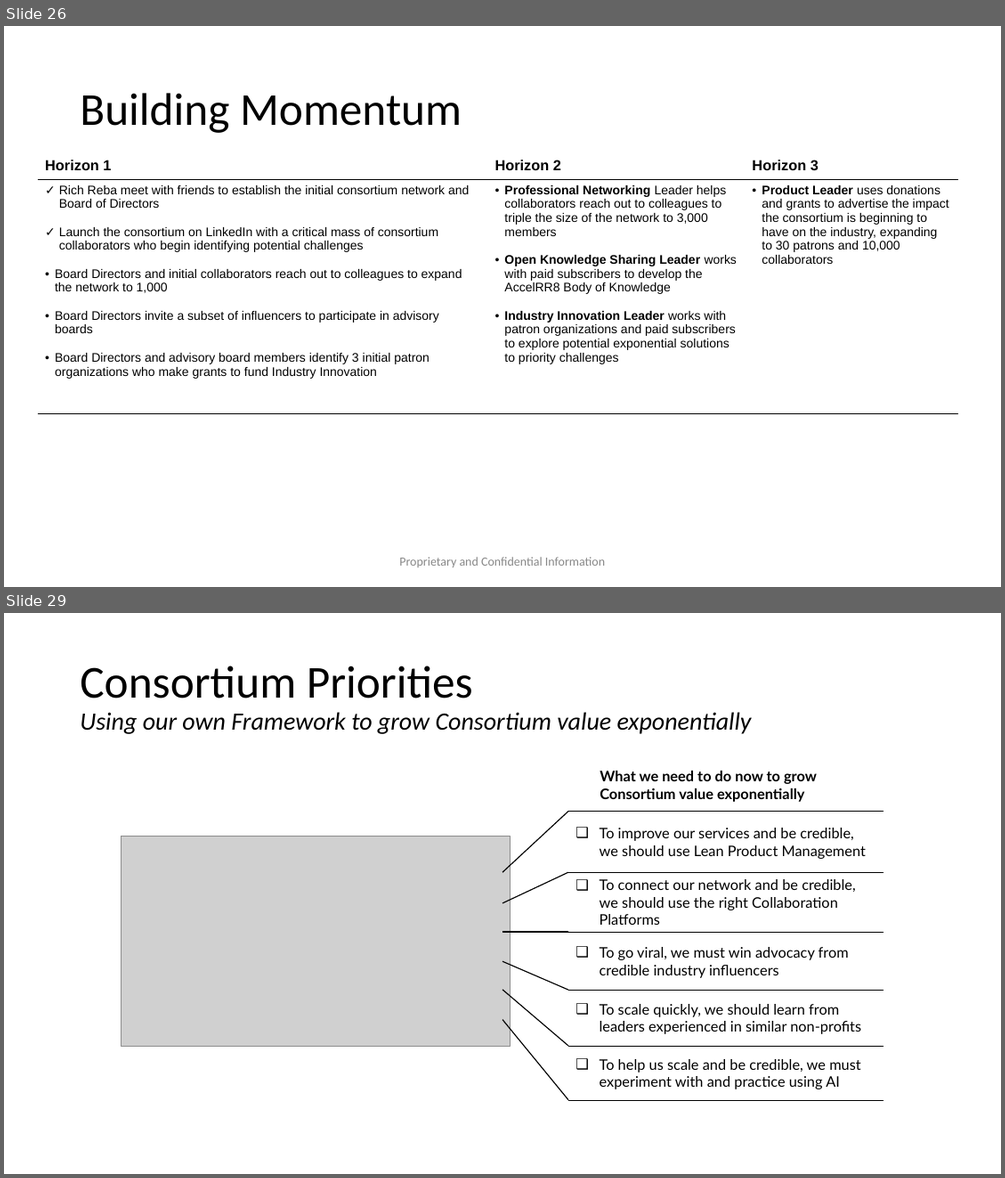
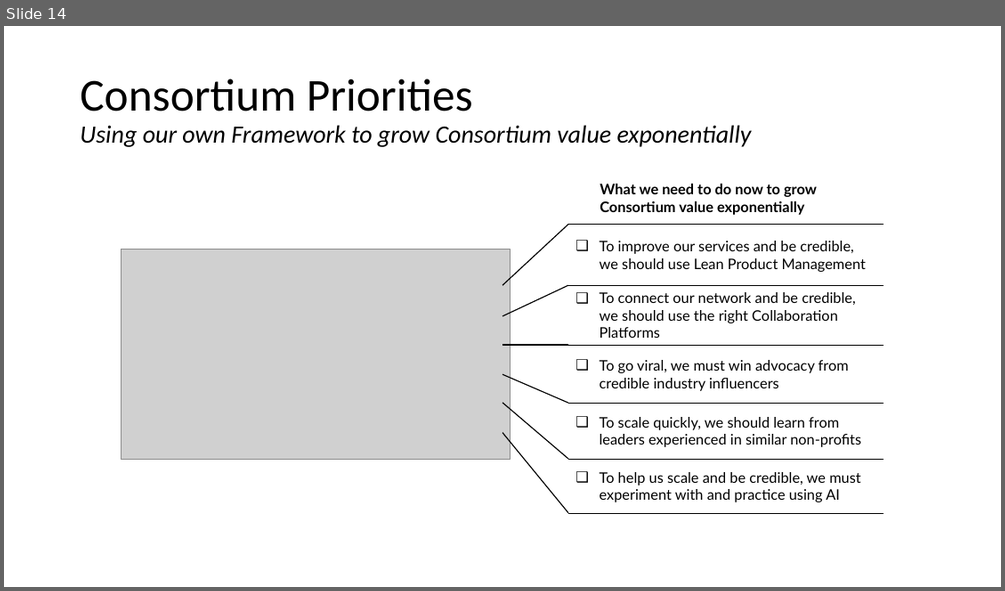
Before and after one commit to AccelRR8-Consortium-NonProfit/Management-Public, a slide deck: docs/1_Integration/1b_Strategy/AccelRR8 Consortium Non-Profit Organization Strategy.pptx. Shown one above the other, each under a label of ours: slides 26 and 29 before the commit, slide 14 after it; the slides between them are not shown. The pictures are 1005x1178 and 1005x591 pixels, drawn with LibreOffice and Linux fonts; fonts in the diff are those of the drawing; grey boxes stand for pictures; background and template pictures are left out. Boxes give left, top, right and bottom in pixels: in the first picture for what was removed or moved away, otherwise in the second. Text is boxed around its words. In the diff, an @@ line names an element or a change of style, - is before the commit and + after.

```diff
--- a/docs/1_Integration/1b_Strategy/AccelRR8 Consortium Non-Profit Organization Strategy.pptx
+++ b/docs/1_Integration/1b_Strategy/AccelRR8 Consortium Non-Profit Organization Strategy.pptx
@@ slide 26 removed at <box>4,26,1001,587</box>, background #FFFFFF @@
@@ title removed at <box>80,93,461,133</box> @@
-Building Momentum
@@ table removed at <box>38,154,959,414</box>, 2 rows, 3 columns @@
-Horizon 1 | Horizon 2 | Horizon 3
-Rich Reba meet with friends to establish the initial consortium network and Board of Directors / Launch the consortium on LinkedIn with a critical mass of consortium collaborators who begin identifying potential challenges / Board Directors and initial collaborators reach out to colleagues to expand the network to 1,000 / Board Directors invite a subset of influencers to participate in advisory boards / Board Directors and advisory board members identify 3 initial patron organizations who make grants to fund Industry Innovation | Professional Networking Leader helps collaborators reach out to colleagues to triple the size of the network to 3,000 members / Open Knowledge Sharing Leader works with paid subscribers to develop the AccelRR8 Body of Knowledge / Industry Innovation Leader works with patron organizations and paid subscribers to explore potential exponential solutions to priority challenges | Product Leader uses donations and grants to advertise the impact the consortium is beginning to have on the industry, expanding to 30 patrons and 10,000 collaborators
@@ text removed at <box>399,556,605,567</box> @@
-Proprietary and Confidential Information
@@ what was slide 29 is now slide 14 @@
```
Also in this commit, not shown: 21 slides changed, 7 other slides removed, 35 other files.
